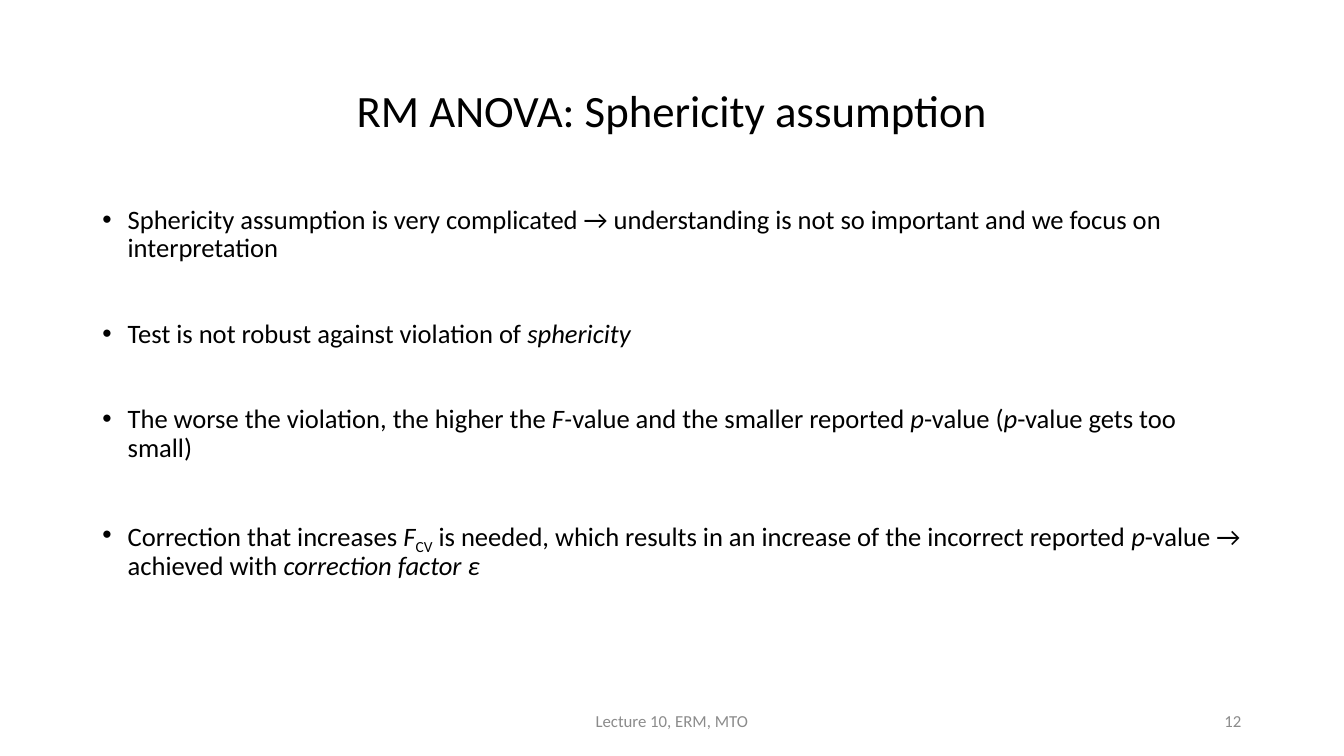
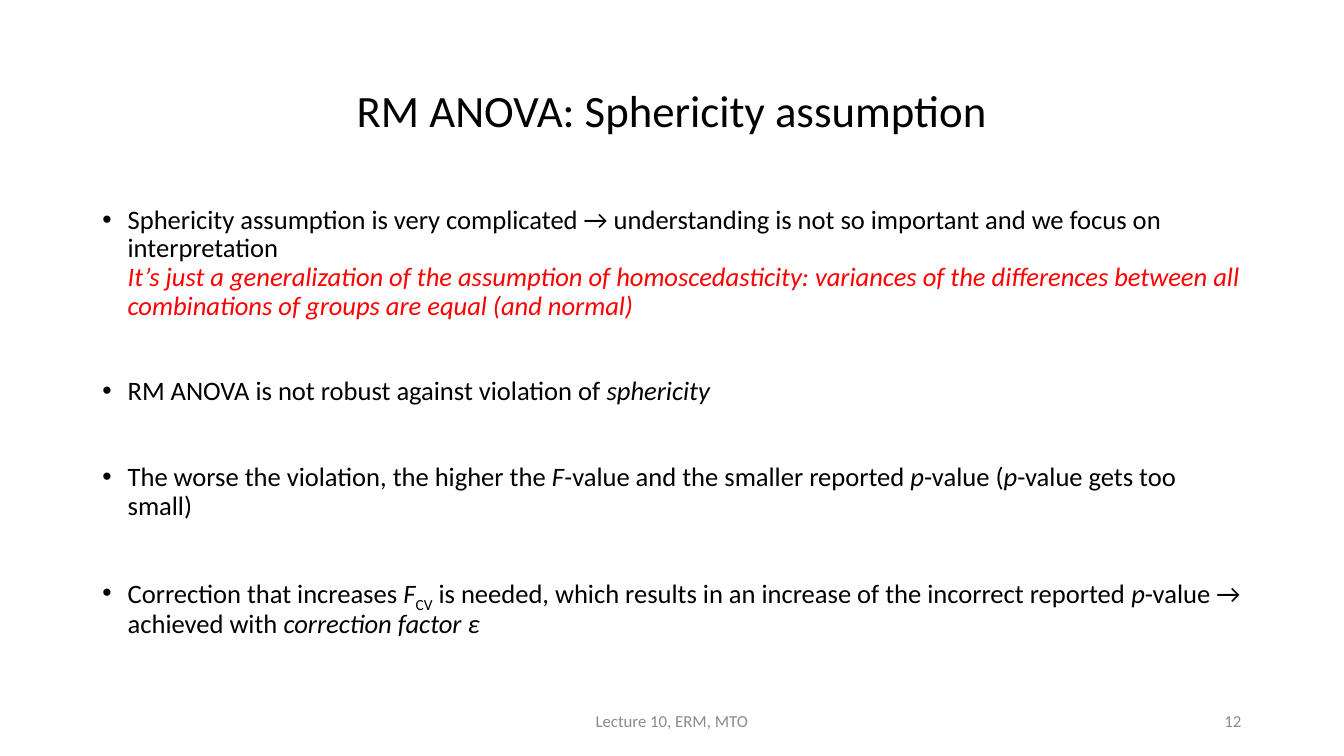
Before and after one commit to cjvanlissa/erm, a slide deck: slide 12 of HC10/HC10_EN.pptx. Drawn at 1344x756 pixels with LibreOffice and Linux fonts; fonts in the diff are those of the drawing. Boxes give left, top, right and bottom in pixels: in the first picture for what was removed or moved away, otherwise in the second. Text is boxed around its words. In the diff, an @@ line names an element or a change of style, - is before the commit and + after.

```diff
--- a/HC10/HC10_EN.pptx
+++ b/HC10/HC10_EN.pptx
@@ text at [128, 210, 1239, 405]: text changed; italic on @@
-• Sphericity assumption is very complicated → understanding is not so important and we focus on interpretation
-• Test is not robust against violation of sphericity
+• Sphericity assumption is very complicated → understanding is not so important and we focus on interpretation
+  It’s just a generalization of the assumption of homoscedasticity: variances of the differences between all combinations of groups are equal (and normal)
+• RM ANOVA is not robust against violation of sphericity
```
Also in this commit, not shown: 1 other slide changed, 1 slide added, 1 other file.
